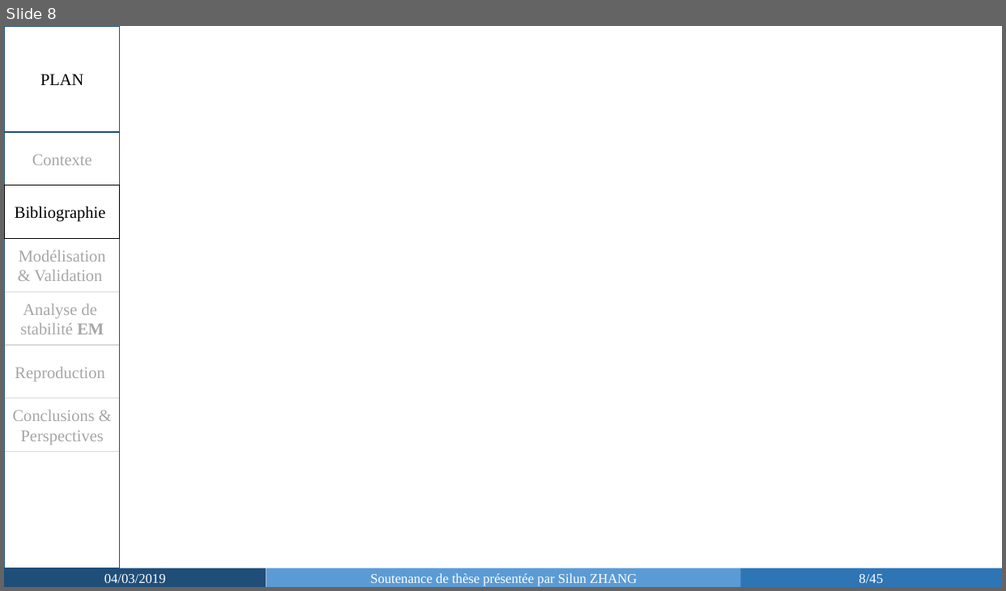
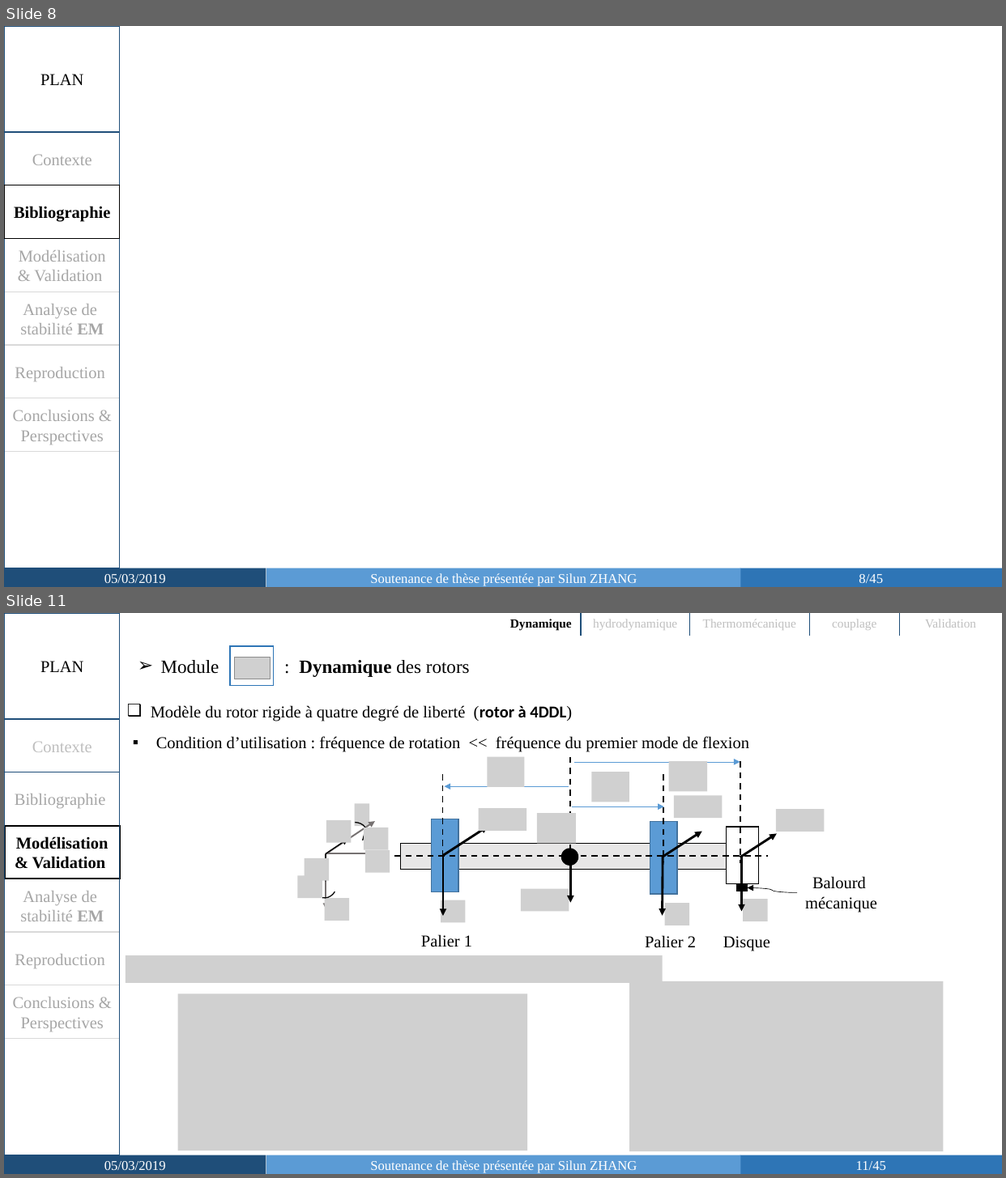
Before and after one commit to SilunZ/SoutenanceThese, a slide deck: Soutenance_Silun ZHANG-slides.pptx. Shown one above the other, each under a label of ours: slide 8 before the commit, slides 8 and 11 after it; the slides between them are not shown. The pictures are 1006x591 and 1006x1178 pixels, drawn with LibreOffice and Linux fonts; fonts in the diff are those of the drawing; grey boxes stand for pictures. Boxes give left, top, right and bottom in pixels: in the first picture for what was removed or moved away, otherwise in the second. Text is boxed around its words. In the diff, an @@ line names an element or a change of style, - is before the commit and + after.

```diff
--- a/Soutenance_Silun ZHANG-slides.pptx
+++ b/Soutenance_Silun ZHANG-slides.pptx
@@ slide 11 added at (x1=4, y1=613, x2=1002, y2=1174), background #FFFFFF @@
@@ rectangle added at (x1=5, y1=613, x2=120, y2=1156), outline #1F4E79 1 pt @@
@@ table added at (x1=501, y1=613, x2=1002, y2=636), 1 rows, 5 columns @@
+Dynamique | hydrodynamique | Thermomécanique | couplage | Validation
@@ text added at (x1=40, y1=661, x2=83, y2=672), 16 pt, text #000000 @@
+PLAN
@@ text added at (x1=161, y1=660, x2=470, y2=677), 18 pt, text #000000 @@
+➢ Module : Dynamique des rotors
@@ rectangle added at (x1=230, y1=646, x2=274, y2=685), fill #FFFFFF, outline #2E75B6 1 pt @@
@@ picture added at (x1=235, y1=658, x2=270, y2=679) @@
@@ text added at (x1=151, y1=705, x2=572, y2=722), 16 pt, text #000000 @@
+❑ Modèle du rotor rigide à quatre degré de liberté (rotor à 4DDL)
@@ rectangle added at (x1=5, y1=719, x2=120, y2=773), outline #1F4E79 1 pt, 16 pt, text #BFBFBF @@
+Contexte
@@ text added at (x1=156, y1=736, x2=749, y2=752), 16 pt, text #000000 @@
+▪ Condition d’utilisation : fréquence de rotation << fréquence du premier mode de flexion
@@ rectangle added at (x1=5, y1=773, x2=120, y2=825), outline #D9D9D9 1 pt, 16 pt, text #A6A6A6 @@
+Bibliographie
@@ group added at (x1=443, y1=756, x2=740, y2=867): 4 lines, 3 arrows, 3 pictures @@
@@ rectangle added at (x1=5, y1=825, x2=120, y2=879), outline #000000 1.5 pt, 16 pt, text #000000, bold @@
+Modélisation & Validation
@@ group added at (x1=297, y1=804, x2=769, y2=921): 8 pictures, 5 arrows, 2 arc (boxed as its full ellipse)s, 1 ellipse, 1 line @@
@@ rectangle added at (x1=5, y1=879, x2=120, y2=932), outline #D9D9D9 1 pt, 16 pt, text #A6A6A6 @@
+Analyse de stabilité EM
@@ group added at (x1=441, y1=796, x2=824, y2=926): 7 arrows, 7 pictures @@
@@ group added at (x1=401, y1=827, x2=877, y2=952): 3 rectangles, 2 texts, 1 curved arrow @@
+Disque
+Balourd
+mécanique
@@ rectangle added at (x1=5, y1=932, x2=120, y2=985), outline #D9D9D9 1 pt, 16 pt, text #A6A6A6 @@
+Reproduction
@@ group added at (x1=421, y1=819, x2=696, y2=948): 2 rectangles, 2 texts @@
+Palier 1
+Palier 2
@@ picture added at (x1=126, y1=956, x2=662, y2=983) @@
@@ rectangle added at (x1=5, y1=986, x2=120, y2=1039), outline #D9D9D9 1 pt, 16 pt, text #A6A6A6 @@
+Conclusions & Perspectives
@@ picture added at (x1=177, y1=994, x2=527, y2=1152) @@
@@ picture added at (x1=630, y1=982, x2=944, y2=1152) @@
@@ rectangle added at (x1=4, y1=1156, x2=266, y2=1174), fill #1F4E79, 13 pt, text #FFFFFF @@
+05/03/2019
@@ rectangle added at (x1=266, y1=1156, x2=740, y2=1174), fill #5B9BD5, 13 pt, text #FFFFFF @@
+Soutenance de thèse présentée par Silun ZHANG
@@ page number added at (x1=740, y1=1156, x2=1002, y2=1174), fill #2E75B6, 13 pt, text #FFFFFF @@
+11/45
@@ slide 8 changed as well @@
@@ rectangle "Bibliographie" at (x1=5, y1=186, x2=120, y2=238): bold on @@
@@ text in rectangle at (x1=104, y1=574, x2=166, y2=583): text changed @@
-04/03/2019
+05/03/2019
```
Also in this commit, not shown: 19 other slides changed, 4 other slides added, 2 other files.
